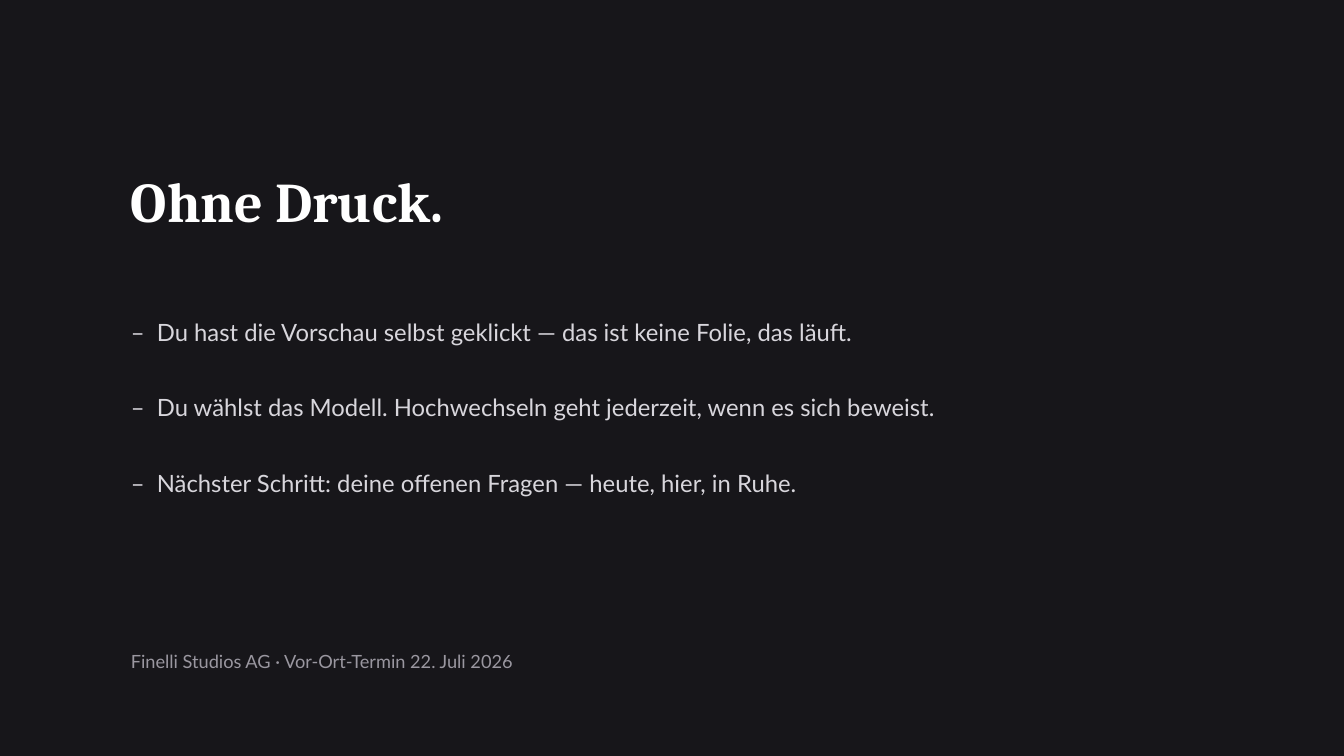
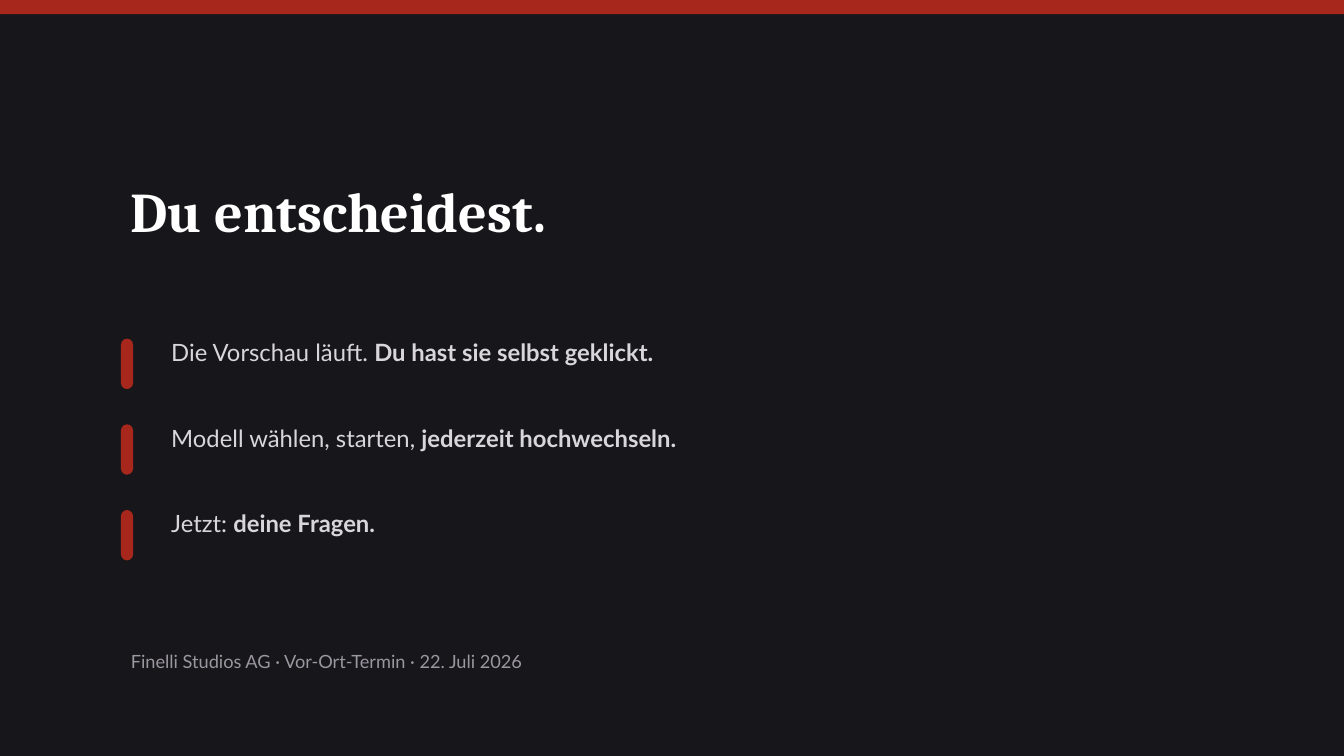
Before and after one commit to Swisscare-Jobs-GmbH/ai-firma, a slide deck: slide 15 of kunden/finelli/praesentation/finelli-praesentation-2026-07-20.pptx (slide 13 before the commit). Drawn at 1344x756 pixels with LibreOffice and Linux fonts; fonts in the diff are those of the drawing. Boxes give left, top, right and bottom in pixels: in the first picture for what was removed or moved away, otherwise in the second. Text is boxed around its words. In the diff, an @@ line names an element or a change of style, - is before the commit and + after.

```diff
--- a/kunden/finelli/praesentation/finelli-praesentation-2026-07-20.pptx
+++ b/kunden/finelli/praesentation/finelli-praesentation-2026-07-20.pptx
@@ rounded rectangle added at <box>0,0,1344,14</box>, fill #A8271C @@
@@ text removed at <box>131,183,443,223</box> @@
-Ohne Druck.
@@ text added at <box>131,193,546,233</box>, 40 pt, text #FFFFFF, bold @@
+Du entscheidest.
@@ rounded rectangle added at <box>121,339,133,389</box>, fill #A8271C @@
@@ text at <box>171,343,654,366</box>: text changed; bold on @@
-– Du hast die Vorschau selbst geklickt — das ist keine Folie, das läuft.
+Die Vorschau läuft. Du hast sie selbst geklickt.
@@ text removed at <box>157,398,934,421</box> @@
-– Du wählst das Modell. Hochwechseln geht jederzeit, wenn es sich beweist.
@@ rounded rectangle added at <box>121,424,133,475</box>, fill #A8271C @@
@@ text added at <box>171,429,676,452</box>, 17 pt, text #D8D6DC, bold @@
+Modell wählen, starten, jederzeit hochwechseln.
@@ rounded rectangle added at <box>121,510,133,561</box>, fill #A8271C @@
@@ text at <box>171,514,375,537</box>: text changed; bold on @@
-– Nächster Schritt: deine offenen Fragen — heute, hier, in Ruhe.
+Jetzt: deine Fragen.
@@ text at <box>131,654,522,668</box>: text changed @@
-Finelli Studios AG · Vor-Ort-Termin 22. Juli 2026
+Finelli Studios AG · Vor-Ort-Termin · 22. Juli 2026
```
Also in this commit, not shown: 6 other slides changed, 8 slides added, 6 slides removed, 5 other files.
